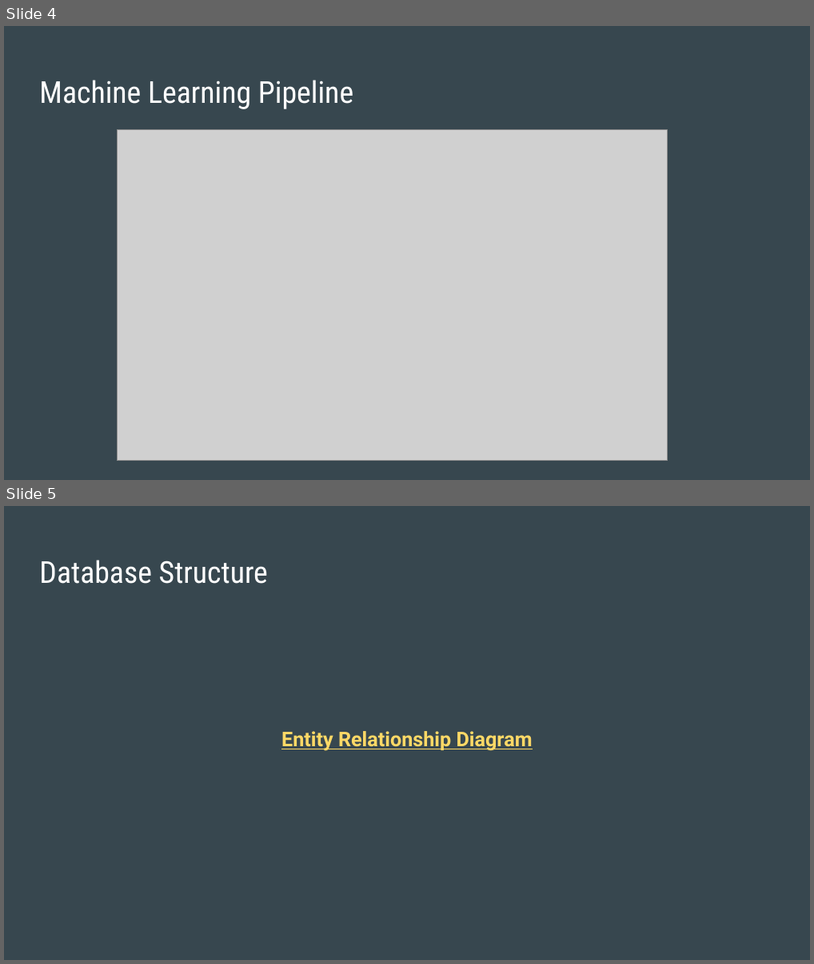
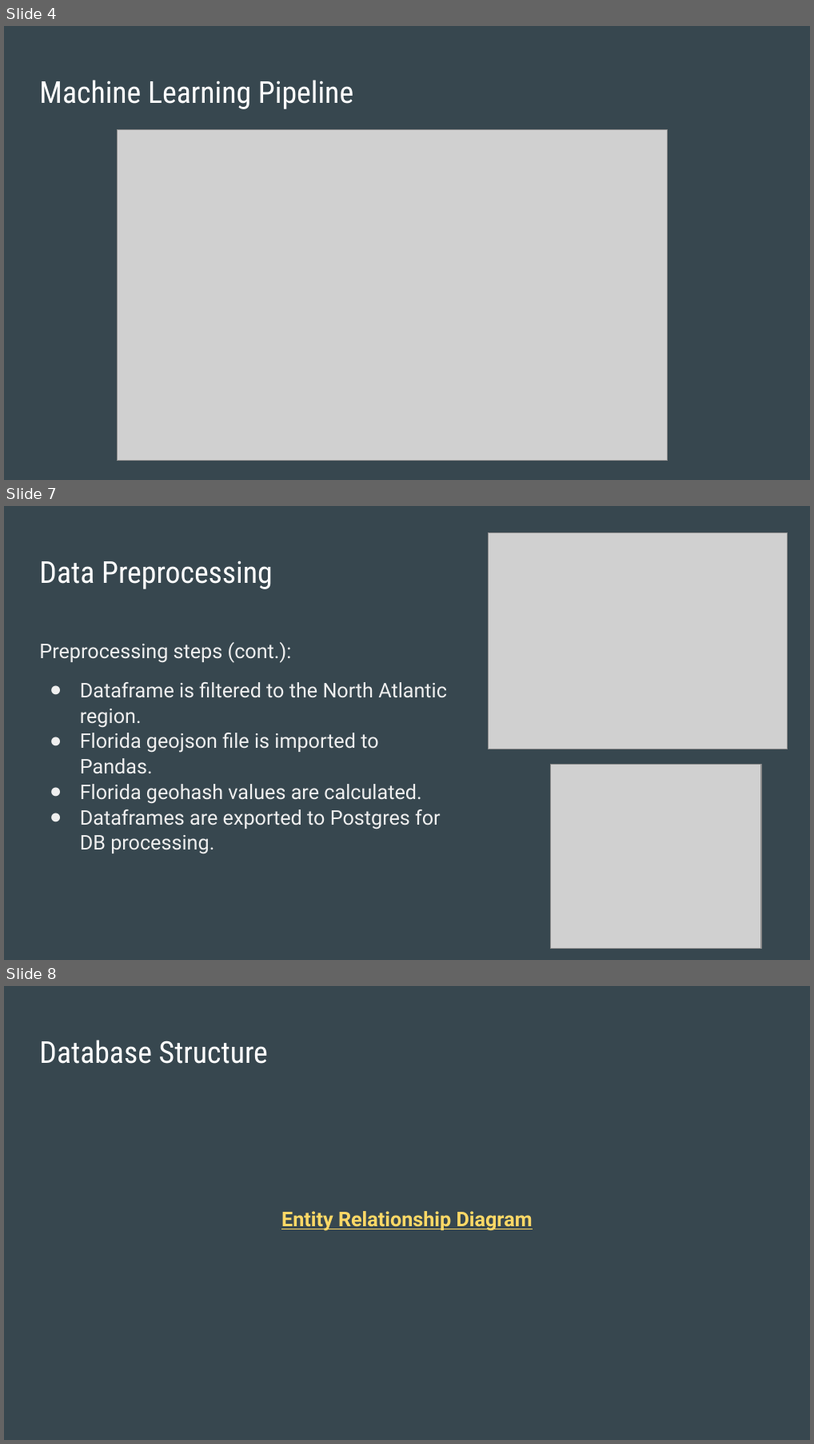
Before and after one commit to daniduce/Final-Project, a slide deck: Weather Patterns.pptx. Shown one above the other, each under a label of ours: slides 4 and 5 before the commit, slides 4, 7 and 8 after it; the slides between them are not shown. The pictures are 814x964 and 814x1444 pixels, drawn with LibreOffice and Linux fonts; fonts in the diff are those of the drawing; grey boxes stand for pictures. Boxes give left, top, right and bottom in pixels: in the first picture for what was removed or moved away, otherwise in the second. Text is boxed around its words. In the diff, an @@ line names an element or a change of style, - is before the commit and + after.

```diff
--- a/Weather Patterns.pptx
+++ b/Weather Patterns.pptx
@@ slide 7 added at (4,506,810,960), background #37474F @@
@@ picture added at (489,533,788,748) @@
@@ title added at (39,560,273,589), 27 pt, text #FFFFFF @@
+Data Preprocessing
@@ text added at (39,642,447,854), 18 pt, text #EFEFEF @@
+Preprocessing steps (cont.):
+● Dataframe is filtered to the North Atlantic region.
+● Florida geojson file is imported to Pandas.
+● Florida geohash values are calculated.
+● Dataframes are exported to Postgres for DB processing.
@@ picture added at (550,764,762,948) @@
@@ what was slide 5 is now slide 8 @@
```
Also in this commit, not shown: 5 slides changed, 2 other slides added, 1 slide removed.
